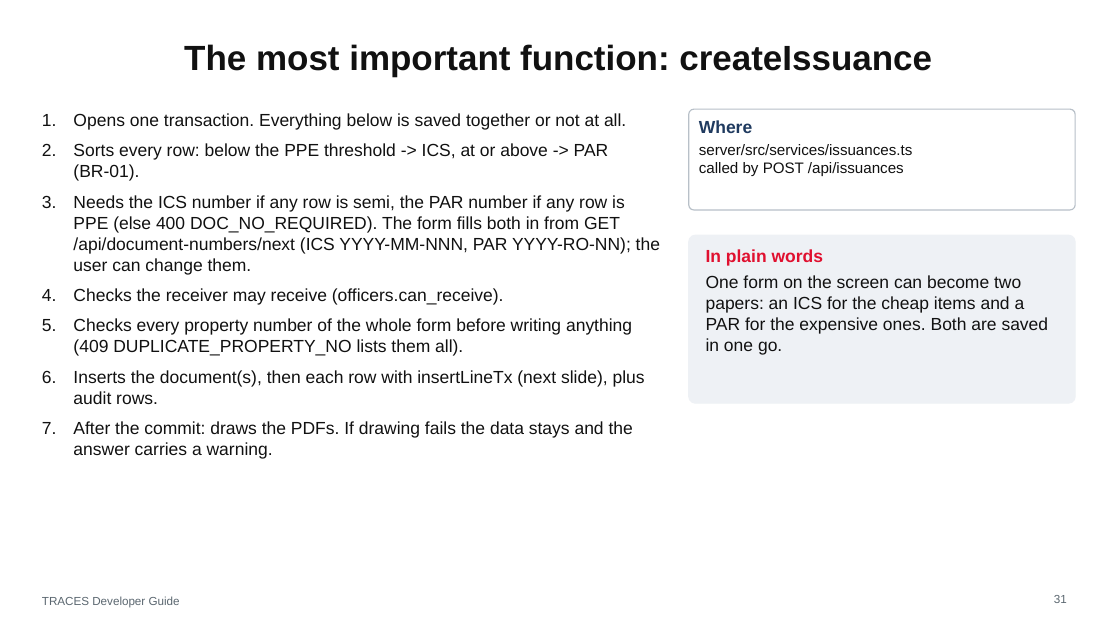
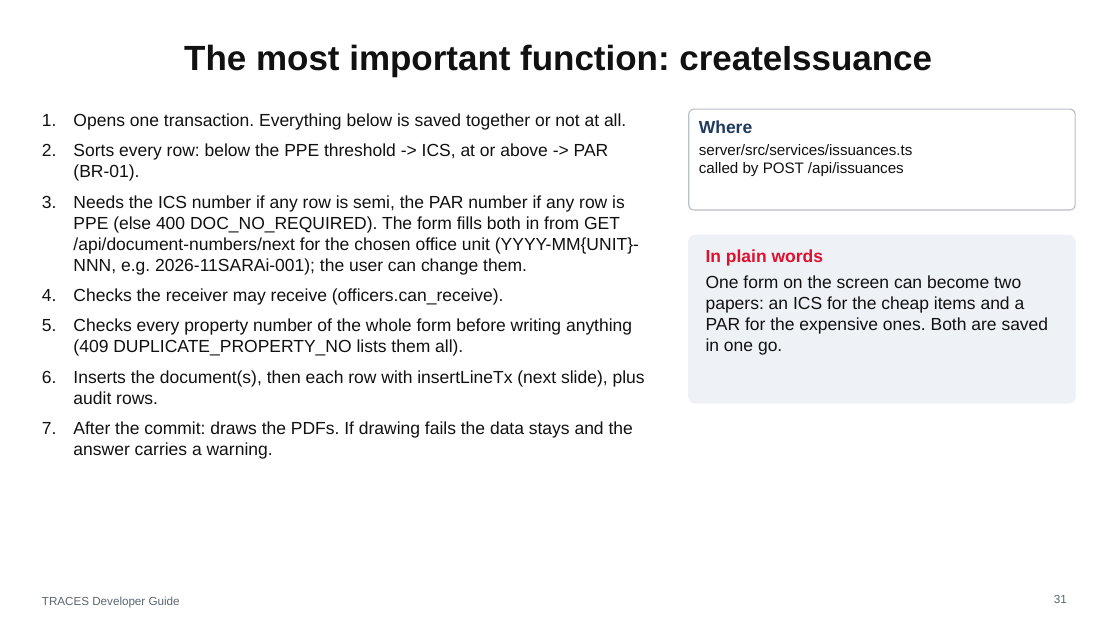
Before and after one commit to joww-seph/traces, a slide deck: slide 31 of docs/TRACES-Developer-Guide.pptx. Drawn at 1120x630 pixels with LibreOffice and Linux fonts; fonts in the diff are those of the drawing. Boxes give left, top, right and bottom in pixels: in the first picture for what was removed or moved away, otherwise in the second. Text is boxed around its words. In the diff, an @@ line names an element or a change of style, - is before the commit and + after.

```diff
--- a/docs/TRACES-Developer-Guide.pptx
+++ b/docs/TRACES-Developer-Guide.pptx
@@ text at (x1=73, y1=195, x2=639, y2=275): text changed @@
-3. Needs the ICS number if any row is semi, the PAR number if any row is PPE (else 400 DOC_NO_REQUIRED). The form fills both in from GET /api/document-numbers/next (ICS YYYY-MM-NNN, PAR YYYY-RO-NN); the user can change them.
+3. Needs the ICS number if any row is semi, the PAR number if any row is PPE (else 400 DOC_NO_REQUIRED). The form fills both in from GET /api/document-numbers/next for the chosen office unit (YYYY-MM{UNIT}-NNN, e.g. 2026-11SARAi-001); the user can change them.
```
Also in this commit, not shown: 2 other slides changed, 44 other files.
